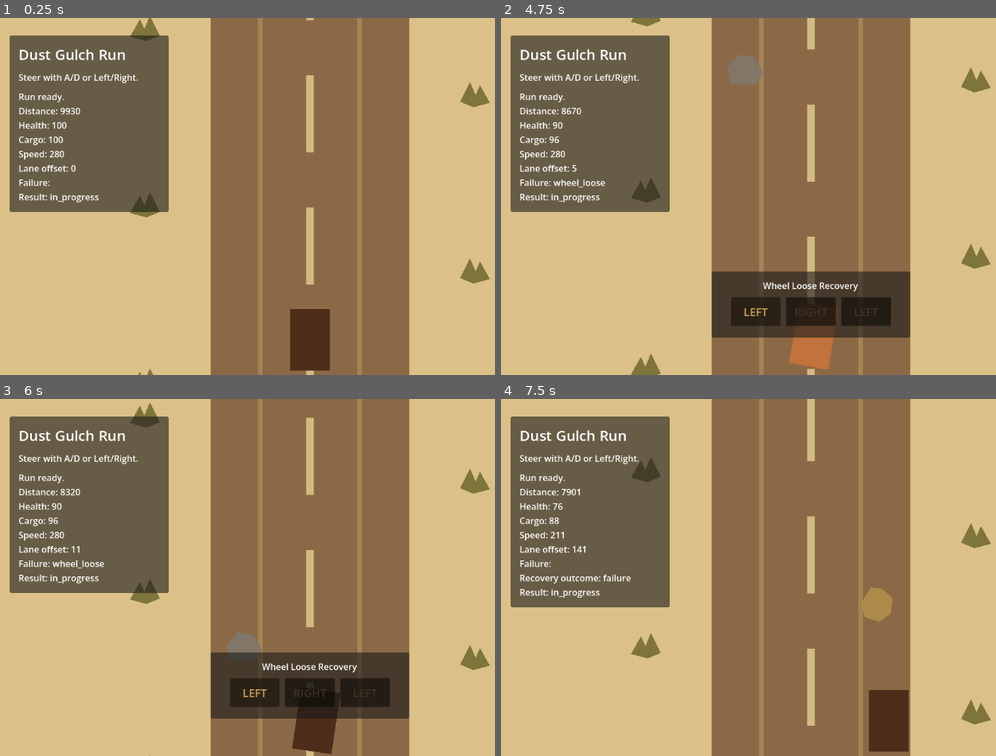
Above: before the commit, frames 1-4 (two rows, left to right).
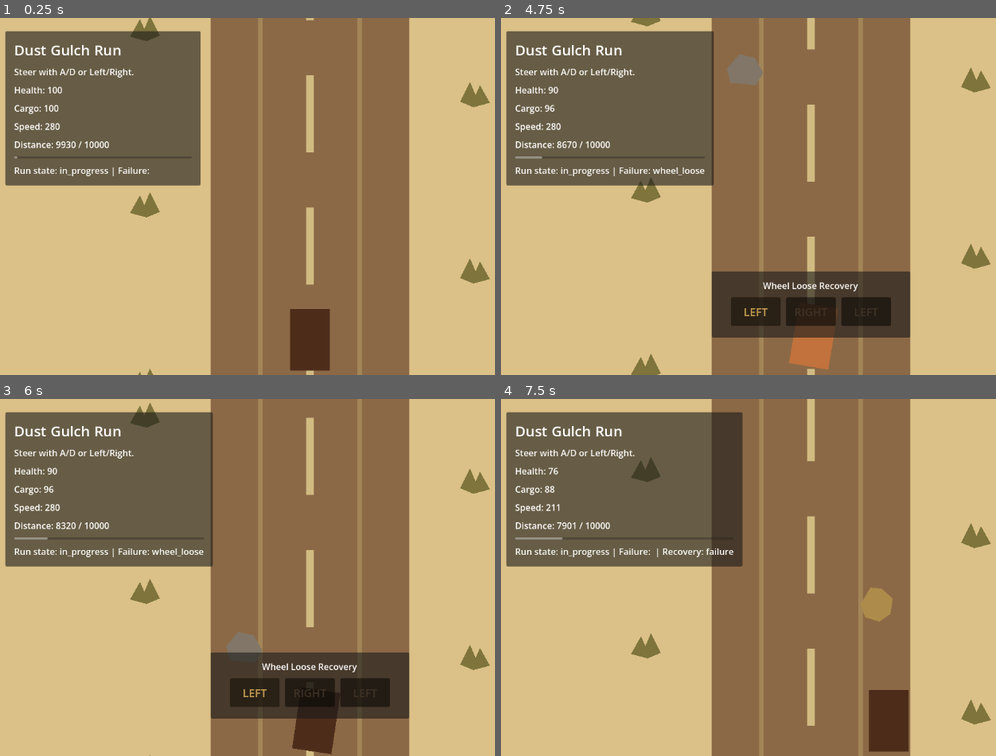
Above: after the commit, the same moments.

Repository: bbenefield89/The-Last-Delivery-to-Dust-Gulch
Game: Godot game, scene res://Scenes/AppRoot/AppRoot.tscn
The game is run twice, just before and just after one commit, with the same random seed, the same clock (stepped at 60 frames per second) and the same inputs.
Inputs (mouse positions are in pixels of both pictures, inside the frame that each line leads up to):
- Up to frame 1 (0.25 s): no input
- Up to frame 2 (4.75 s): tap Enter at 0.5 s; move the mouse to (951, 178) at 0.52 s; hold D (steer_right) 0.53-1.25 s; hold Shift 0.53-1.25 s; click (951, 178) at 0.67 s; drag from (684, 214) to (778, 267) at 1.27 s; move the mouse to (872, 117) at 2.02 s; hold D (steer_right) 2.03-2.75 s; tap Ctrl at 2.1 s; drag from (778, 267) to (619, 142) at 2.77 s; move the mouse to (outside the picture) at 3.52 s; hold A (steer_left) 3.53-4.25 s; tap Delete at 3.6 s; drag from (619, 142) to (713, 107) at 4.27 s
- Up to frame 3 (6 s): move the mouse to (341, 577) at 5.02 s; hold S 5.03-5.75 s; tap Enter at 5.1 s; click (341, 577) at 5.17 s; drag from (212, 488) to (183, 595) at 5.77 s
- Up to frame 4 (7.5 s): move the mouse to (951, 559) at 6.52 s; hold D (steer_right) 6.53-7.25 s; hold Shift 6.53-7.25 s; drag from (684, 595) to (778, 648) at 7.27 s

The runs differ from the first frame. In frame 1, 8.3% of the frame differs, in the area x 0-41%, y 3-55%; in frame 2, 9.5%; in frame 3, 9.5%; in frame 4, 13%, in the area x 0-49%, y 3-59%.

Commit message:
feat(ui): add run stat hud

Diff:
--- a/Scenes/RunScene/RunScene.tscn
+++ b/Scenes/RunScene/RunScene.tscn
@@ -53,10 +53,10 @@
 [node name="HUDLayer" type="CanvasLayer" parent="."]
 
 [node name="HUDPanel" type="PanelContainer" parent="HUDLayer"]
-offset_left = 32.0
-offset_top = 32.0
-offset_right = 320.0
-offset_bottom = 196.0
+offset_left = 24.0
+offset_top = 24.0
+offset_right = 378.0
+offset_bottom = 250.0
 
 [node name="MarginContainer" type="MarginContainer" parent="HUDLayer/HUDPanel"]
 layout_mode = 2
@@ -67,7 +67,7 @@
 
 [node name="VBoxContainer" type="VBoxContainer" parent="HUDLayer/HUDPanel/MarginContainer"]
 layout_mode = 2
-theme_override_constants/separation = 12
+theme_override_constants/separation = 10
 
 [node name="TitleLabel" type="Label" parent="HUDLayer/HUDPanel/MarginContainer/VBoxContainer"]
 layout_mode = 2
@@ -78,11 +78,37 @@
 layout_mode = 2
 text = "Steer with A/D or Left/Right."
 
-[node name="StatusLabel" type="Label" parent="HUDLayer/HUDPanel/MarginContainer/VBoxContainer"]
+[node name="HealthLabel" type="Label" parent="HUDLayer/HUDPanel/MarginContainer/VBoxContainer"]
 unique_name_in_owner = true
 layout_mode = 2
-text = "Run scene loaded.\nAwaiting run state."
-autowrap_mode = 2
+text = "Health: --"
+
+[node name="CargoLabel" type="Label" parent="HUDLayer/HUDPanel/MarginContainer/VBoxContainer"]
+unique_name_in_owner = true
+layout_mode = 2
+text = "Cargo: --"
+
+[node name="SpeedLabel" type="Label" parent="HUDLayer/HUDPanel/MarginContainer/VBoxContainer"]
+unique_name_in_owner = true
+layout_mode = 2
+text = "Speed: --"
+
+[node name="ProgressLabel" type="Label" parent="HUDLayer/HUDPanel/MarginContainer/VBoxContainer"]
+unique_name_in_owner = true
+layout_mode = 2
+text = "Distance: --"
+
+[node name="ProgressBar" type="ProgressBar" parent="HUDLayer/HUDPanel/MarginContainer/VBoxContainer"]
+unique_name_in_owner = true
+layout_mode = 2
+max_value = 100.0
+value = 0.0
+show_percentage = false
+
+[node name="OutcomeLabel" type="Label" parent="HUDLayer/HUDPanel/MarginContainer/VBoxContainer"]
+unique_name_in_owner = true
+layout_mode = 2
+text = "Run state: --"
 
 [node name="RecoveryLayer" type="CanvasLayer" parent="."]
 
--- a/Scenes/RunScene/run_scene.gd
+++ b/Scenes/RunScene/run_scene.gd
@@ -79,7 +79,12 @@
 @onready var _scroll_segment_a: Node2D = %ScrollSegmentA
 @onready var _scroll_segment_b: Node2D = %ScrollSegmentB
 @onready var _wagon: Polygon2D = %Wagon
-@onready var _status_label: Label = %StatusLabel
+@onready var _health_label: Label = %HealthLabel
+@onready var _cargo_label: Label = %CargoLabel
+@onready var _speed_label: Label = %SpeedLabel
+@onready var _progress_label: Label = %ProgressLabel
+@onready var _progress_bar: ProgressBar = %ProgressBar
+@onready var _outcome_label: Label = %OutcomeLabel
 @onready var _recovery_panel: PanelContainer = %RecoveryPanel
 @onready var _recovery_title: Label = %RecoveryTitle
 @onready var _recovery_steps: HBoxContainer = %RecoverySteps
@@ -152,30 +157,38 @@
 
 
 func _refresh_status() -> void:
-	if _status_label == null:
-		return
-
-	if _run_state == null:
-		_status_label.text = "Run scene loaded.\nAwaiting run state."
+	if _health_label == null or _cargo_label == null or _speed_label == null or _progress_label == null or _progress_bar == null or _outcome_label == null:
+		return
+
+	if _run_state == null:
+		_health_label.text = "Health: --"
+		_cargo_label.text = "Cargo: --"
+		_speed_label.text = "Speed: --"
+		_progress_label.text = "Distance: --"
+		_progress_bar.value = 0.0
+		_outcome_label.text = "Run state: awaiting run state"
 		return
 
 	var restart_hint := ""
 	if _run_state.result != RunStateType.RESULT_IN_PROGRESS:
-		restart_hint = "\nPress R to restart."
+		restart_hint = " | Press R to restart"
 
 	var recovery_outcome_hint := ""
 	if _run_state.last_recovery_outcome != &"":
-		recovery_outcome_hint = "\nRecovery outcome: %s" % String(_run_state.last_recovery_outcome)
-
-	_status_label.text = "Run ready.\nDistance: %.0f\nHealth: %d\nCargo: %d\nSpeed: %.0f\nLane offset: %.0f\nFailure: %s%s\nResult: %s%s" % [
+		recovery_outcome_hint = " | Recovery: %s" % String(_run_state.last_recovery_outcome)
+
+	_health_label.text = "Health: %d" % _run_state.wagon_health
+	_cargo_label.text = "Cargo: %d" % _run_state.cargo_value
+	_speed_label.text = "Speed: %.0f" % _run_state.current_speed
+	_progress_label.text = "Distance: %.0f / %.0f" % [
 		_run_state.distance_remaining,
-		_run_state.wagon_health,
-		_run_state.cargo_value,
-		_run_state.current_speed,
-		_run_state.lateral_position,
+		_run_state.route_distance,
+	]
+	_progress_bar.value = _run_state.get_delivery_progress_ratio() * 100.0
+	_outcome_label.text = "Run state: %s | Failure: %s%s%s" % [
+		String(_run_state.result),
 		String(_run_state.active_failure),
 		recovery_outcome_hint,
-		String(_run_state.result),
 		restart_hint,
 	]
 
--- a/Tests/Unit/test_run_scene.gd
+++ b/Tests/Unit/test_run_scene.gd
@@ -4,7 +4,7 @@
 const RunStateType := preload("res://Scripts/RunState/run_state.gd")
 
 
-func test_setup_populates_status_label_with_run_state_values() -> void:
+func test_setup_populates_hud_labels_with_run_state_values() -> void:
 	var scene = RUN_SCENE.instantiate()
 	add_child_autofree(scene)
 	await wait_process_frames(1)
@@ -18,13 +18,18 @@
 	state.active_failure = &"wheel_loose"
 	scene.setup(state)
 
-	var status_label: Label = scene.get_node("%StatusLabel")
-	assert_string_contains(status_label.text, "Distance: 876")
-	assert_string_contains(status_label.text, "Health: 77")
-	assert_string_contains(status_label.text, "Cargo: 63")
-	assert_string_contains(status_label.text, "Speed: 345")
-	assert_string_contains(status_label.text, "Lane offset: 12")
-	assert_string_contains(status_label.text, "Failure: wheel_loose")
+	var health_label: Label = scene.get_node("%HealthLabel")
+	var cargo_label: Label = scene.get_node("%CargoLabel")
+	var speed_label: Label = scene.get_node("%SpeedLabel")
+	var progress_label: Label = scene.get_node("%ProgressLabel")
+	var progress_bar: ProgressBar = scene.get_node("%ProgressBar")
+	var outcome_label: Label = scene.get_node("%OutcomeLabel")
+	assert_eq(health_label.text, "Health: 77")
+	assert_eq(cargo_label.text, "Cargo: 63")
+	assert_eq(speed_label.text, "Speed: 345")
+	assert_eq(progress_label.text, "Distance: 876 / 500")
+	assert_almost_eq(progress_bar.value, 0.0, 0.01)
+	assert_string_contains(outcome_label.text, "Failure: wheel_loose")
 
 
 func test_ready_registers_steering_input_actions() -> void:
@@ -279,8 +284,8 @@
 	assert_eq(state.current_speed, 0.0)
 	assert_eq(state.lateral_position, 25.0)
 
-	var status_label: Label = scene.get_node("%StatusLabel")
-	assert_string_contains(status_label.text, "Result: success")
+	var outcome_label: Label = scene.get_node("%OutcomeLabel")
+	assert_string_contains(outcome_label.text, "Run state: success")
 
 
 func test_zero_health_triggers_collapse_and_stops_forward_motion() -> void:
@@ -298,9 +303,9 @@
 	assert_eq(state.result, RunStateType.RESULT_COLLAPSED)
 	assert_eq(state.current_speed, 0.0)
 
-	var status_label: Label = scene.get_node("%StatusLabel")
-	assert_string_contains(status_label.text, "Result: collapsed")
-	assert_string_contains(status_label.text, "Press R to restart.")
+	var outcome_label: Label = scene.get_node("%OutcomeLabel")
+	assert_string_contains(outcome_label.text, "Run state: collapsed")
+	assert_string_contains(outcome_label.text, "Press R to restart")
 
 
 func test_rock_collision_triggers_wheel_loose_failure() -> void:
@@ -679,16 +684,29 @@
 	scene._advance_failure_triggers(0.0)
 	scene._advance_failure_triggers(scene.WHEEL_LOOSE_RECOVERY_DURATION)
 
-	var status_label: Label = scene.get_node("%StatusLabel")
+	var outcome_label: Label = scene.get_node("%OutcomeLabel")
 	scene._refresh_status()
-	assert_string_contains(status_label.text, "Recovery outcome: failure")
+	assert_string_contains(outcome_label.text, "Recovery: failure")
 
 	scene._process(3.0)
 	scene._refresh_status()
 
 	assert_eq(state.last_recovery_outcome, &"")
 	assert_eq(state.recovery_cooldown_remaining, 0.0)
-	assert_false(status_label.text.contains("Recovery outcome:"))
+	assert_false(outcome_label.text.contains("Recovery: failure"))
+
+
+func test_progress_bar_tracks_delivery_completion_ratio() -> void:
+	var scene = RUN_SCENE.instantiate()
+	add_child_autofree(scene)
+	await wait_process_frames(1)
+
+	var state := RunStateType.new()
+	state.distance_remaining = 125.0
+	scene.setup(state)
+
+	var progress_bar: ProgressBar = scene.get_node("%ProgressBar")
+	assert_almost_eq(progress_bar.value, 75.0, 0.01)
 
 
 func test_temporary_instability_resolves_back_to_normal_driving() -> void:
Not shown, changed: kanban_tasks_data.kanban
